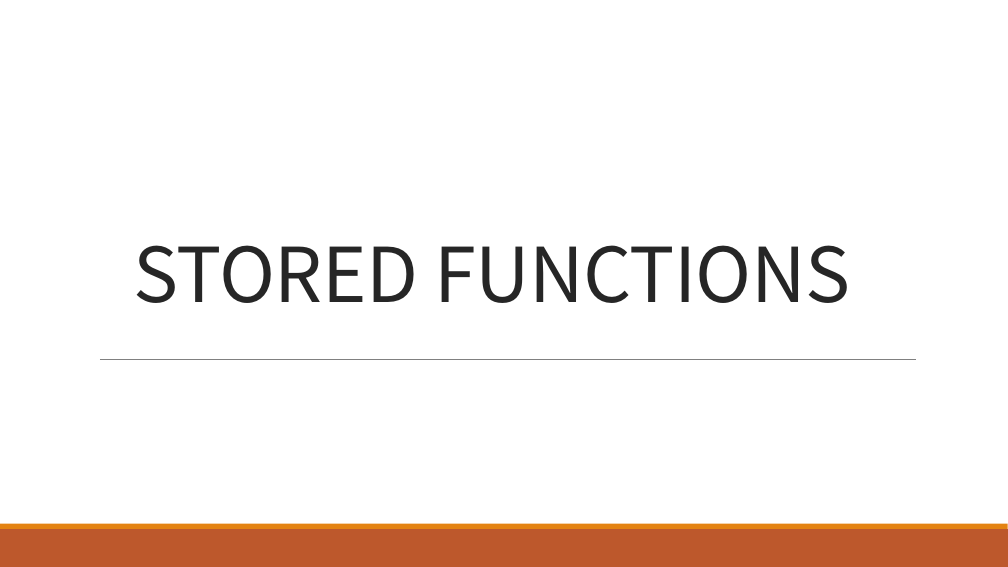
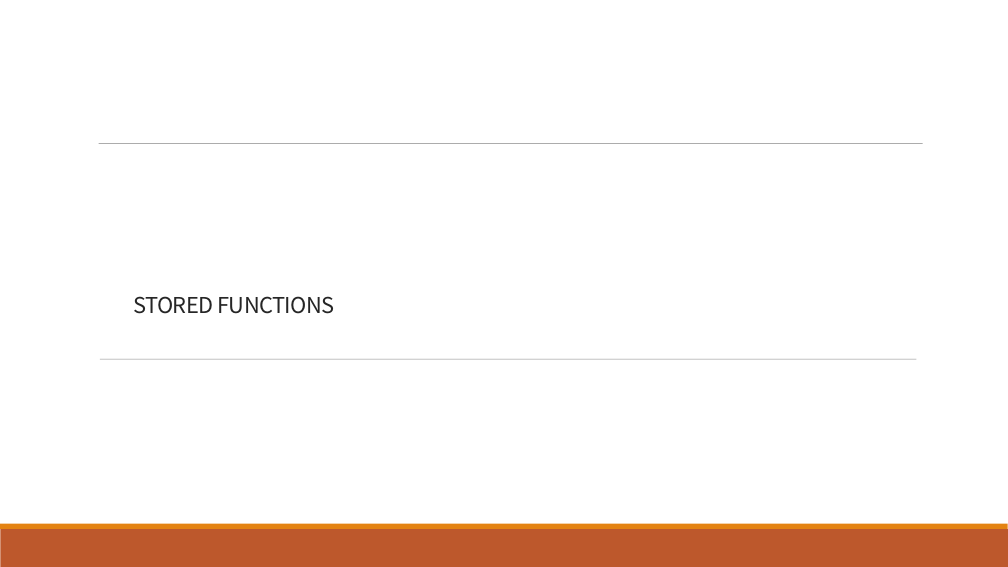
Before and after one commit to Miranda-03/Meltdown-IPM, a slide deck: slide 8 of MongoDB - Glovo/powerPoint.pptx. Drawn at 1008x567 pixels with LibreOffice and Linux fonts; fonts in the diff are those of the drawing. Boxes give left, top, right and bottom in pixels: in the first picture for what was removed or moved away, otherwise in the second. Text is boxed around its words. In the diff, an @@ line names an element or a change of style, - is before the commit and + after.

```diff
--- a/MongoDB - Glovo/powerPoint.pptx
+++ b/MongoDB - Glovo/powerPoint.pptx
@@ line added from (99, 144) to (923, 144), #808080 0.51 pt @@
@@ text "STORED FUNCTIONS" at (133,296,334,314): size 72 to 20.8 pt @@
@@ line (100, 359) - (917, 359): stroke #808080 0.5 pt to #808080 0.51 pt @@
```
Also in this commit, not shown: 10 other slides changed.
